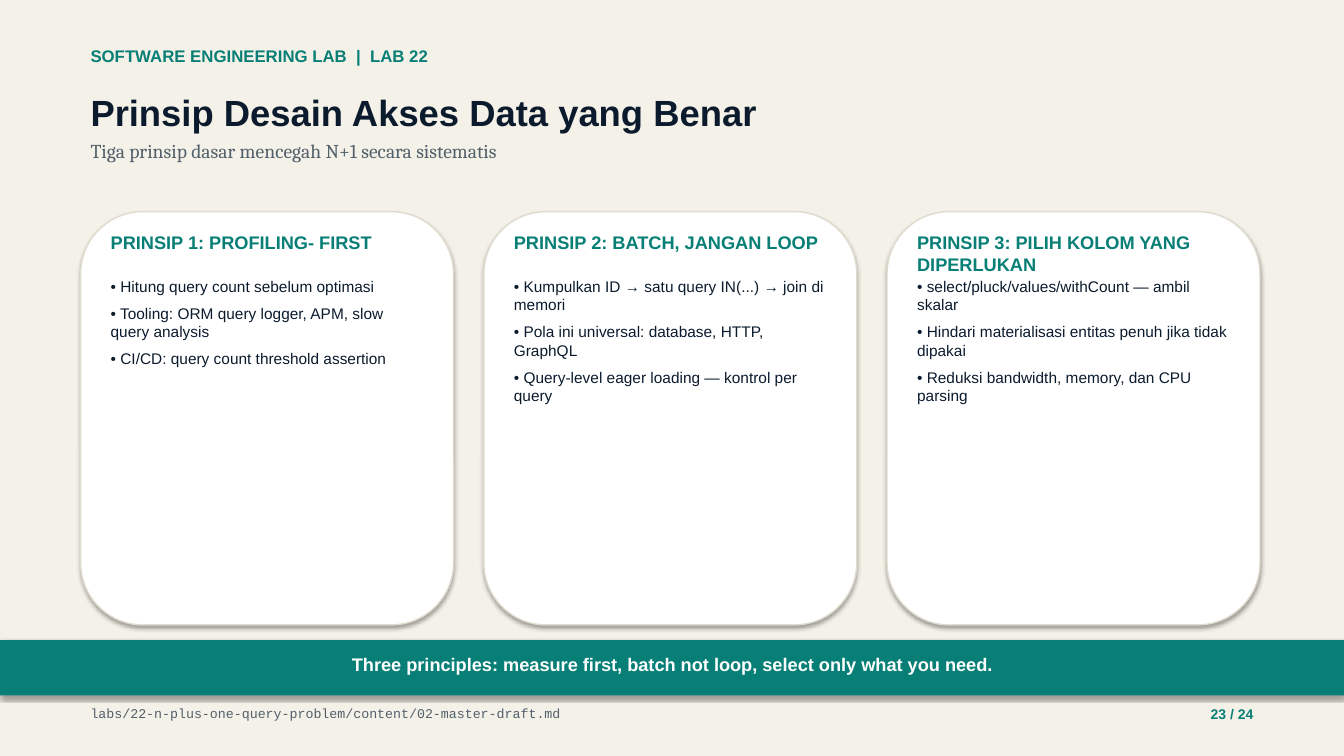
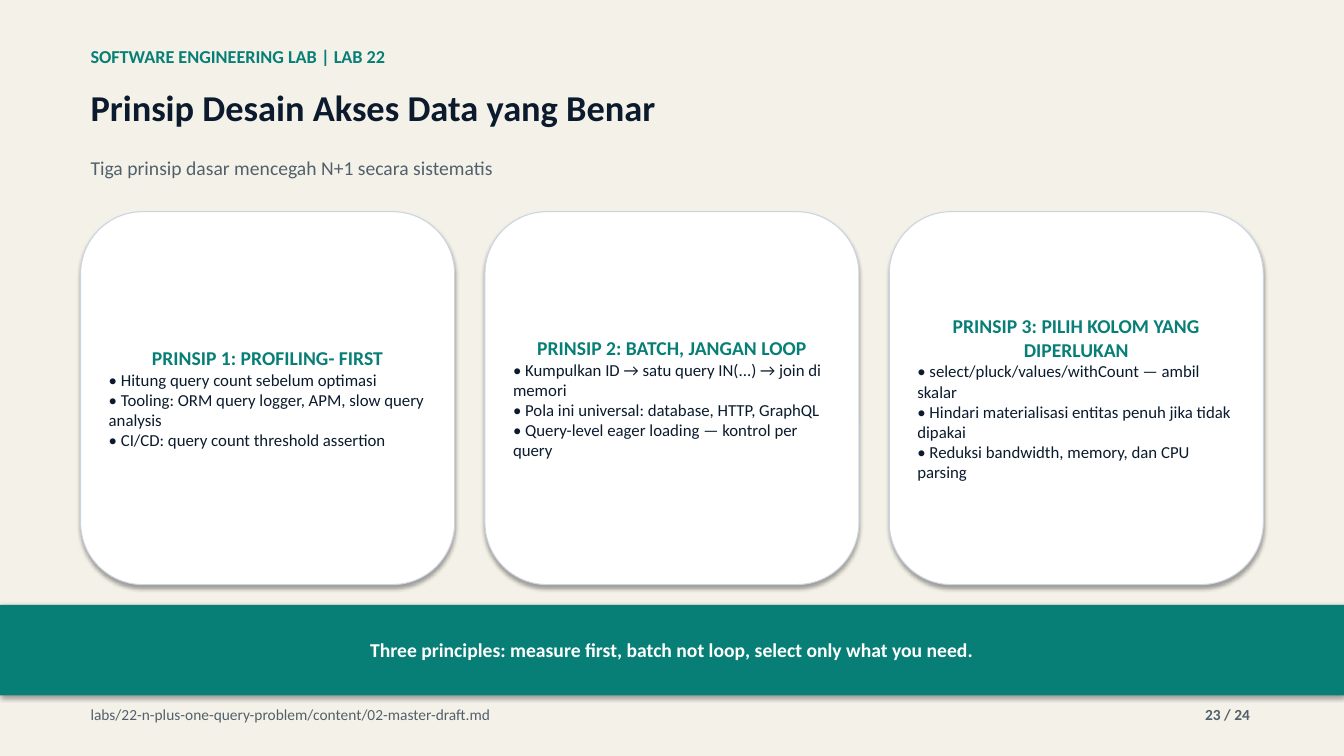
Before and after one commit to lukman-ss/software-engineering-lab, a slide deck: slide 23 of labs/22-n-plus-one-query-problem/result/linkedin/lab-22-n-plus-one-query-problem-carousel.pptx. Drawn at 1344x756 pixels with LibreOffice and Linux fonts; fonts in the diff are those of the drawing. Boxes give left, top, right and bottom in pixels: in the first picture for what was removed or moved away, otherwise in the second. Text is boxed around its words. In the diff, an @@ line names an element or a change of style, - is before the commit and + after.

Commit message:
feat(22-n-plus-one-query-problem): save and integrate content_def.py publication builder

```diff
--- a/labs/22-n-plus-one-query-problem/result/linkedin/lab-22-n-plus-one-query-problem-carousel.pptx
+++ b/labs/22-n-plus-one-query-problem/result/linkedin/lab-22-n-plus-one-query-problem-carousel.pptx
@@ text "SOFTWARE ENGINEERING LAB | LAB ..." at bbox=[91, 51, 385, 63]: size 12 to 13 pt, font Arial to Calibri @@
@@ text "Prinsip Desain Akses Data yang ..." at bbox=[91, 95, 655, 127]: font Arial to Calibri @@
@@ text at bbox=[91, 144, 496, 162]: paragraph removed @@
-Tiga prinsip dasar mencegah N+1 secara sistematis
@@ text added at bbox=[91, 161, 492, 179], 14 pt, text #52606B @@
+Tiga prinsip dasar mencegah N+1 secara sistematis
@@ rounded rectangle "PRINSIP 1: PROFILING- FIRST": place and size @@
-rounded rectangle "PRINSIP 1: PROFILING- FIRST" at bbox=[111, 281, 386, 368]
+rounded rectangle "PRINSIP 1: PROFILING- FIRST" at bbox=[81, 212, 455, 585]
@@ rounded rectangle removed at bbox=[81, 212, 454, 625] @@
@@ text removed at bbox=[111, 236, 371, 249] @@
-PRINSIP 1: PROFILING- FIRST
@@ rounded rectangle removed at bbox=[484, 212, 857, 625] @@
@@ rounded rectangle "PRINSIP 2: BATCH, JANGAN LOOP": place and size @@
-rounded rectangle "PRINSIP 2: BATCH, JANGAN LOOP" at bbox=[514, 281, 824, 405]
+rounded rectangle "PRINSIP 2: BATCH, JANGAN LOOP" at bbox=[485, 212, 859, 585]
@@ text removed at bbox=[514, 236, 817, 252] @@
-PRINSIP 2: BATCH, JANGAN LOOP
@@ rounded rectangle removed at bbox=[887, 212, 1260, 625] @@
@@ vertical alignment top to middle; fill none to #FFFFFF; outline none to #CBD5E1 0.75 pt; shadow on in 3 elements at bbox=[81, 212, 455, 585], bbox=[485, 212, 859, 585], bbox=[889, 212, 1263, 585] @@
@@ rounded rectangle "PRINSIP 3: PILIH KOLOM YANG ...": place and size @@
-rounded rectangle "PRINSIP 3: PILIH KOLOM YANG ..." at bbox=[917, 281, 1227, 405]
+rounded rectangle "PRINSIP 3: PILIH KOLOM YANG ..." at bbox=[889, 212, 1263, 585]
@@ text removed at bbox=[917, 236, 1190, 271] @@
-PRINSIP 3: PILIH KOLOM YANG DIPERLUKAN
@@ text in rounded rectangle at bbox=[953, 320, 1200, 357]: paragraph added @@
+PRINSIP 3: PILIH KOLOM YANG DIPERLUKAN
@@ text in rounded rectangle at bbox=[152, 352, 383, 365]: paragraph added @@
+PRINSIP 1: PROFILING- FIRST
@@ text in rounded rectangle at bbox=[537, 342, 806, 358]: paragraph added @@
+PRINSIP 2: BATCH, JANGAN LOOP
@@ text in rounded rectangle at bbox=[109, 374, 423, 449]: size 11 to 12 pt, font Arial to Calibri in "• Hitung query count sebelum optimasi", "• Tooling: ORM query logger, APM, slow ...", "• CI/CD: query count threshold assertion"; less space between paragraphs @@
@@ text in rounded rectangle at bbox=[513, 364, 821, 459]: size 11 to 12 pt, font Arial to Calibri in "• Kumpulkan ID → satu query IN(...) ...", "• Pola ini universal: database, HTTP, GraphQL", "• Query-level eager loading — kontrol per ..."; less space between paragraphs @@
@@ text in rounded rectangle at bbox=[917, 365, 1231, 481]: size 11 to 12 pt, font Arial to Calibri in "• select/pluck/values/withCount — ambil skalar", "• Hindari materialisasi entitas penuh jika tidak ...", "• Reduksi bandwidth, memory, dan CPU parsing"; less space between paragraphs @@
@@ rectangle "Three principles: measure first, batch ...": place and size @@
-rectangle "Three principles: measure first, batch ..." at bbox=[352, 657, 992, 675]
+rectangle "Three principles: measure first, batch ..." at bbox=[0, 605, 1344, 696]
@@ rectangle "Three principles: measure first, batch ..." at bbox=[0, 605, 1344, 696]: size 13 to 14 pt, font Arial to Calibri; vertical alignment top to middle; fill none to #087F76; shadow on @@
@@ rectangle removed at bbox=[0, 640, 1344, 696] @@
@@ text "labs/22-n-plus-one-query-problem/content/02-master-draft.md" at bbox=[91, 709, 491, 723]: size 9.5 to 11 pt, font Courier New to Calibri @@
@@ text "23 / 24" at bbox=[1205, 710, 1250, 720]: size 10 to 11 pt, font Arial to Calibri, text colour #087F76 to #52606B @@
```
Also in this commit, not shown: 23 other slides changed, 4 other files.
